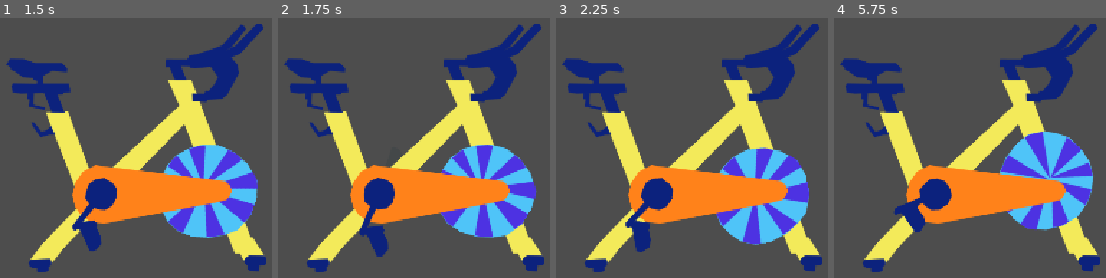
Above: before the commit, frames 1-4 (left to right).
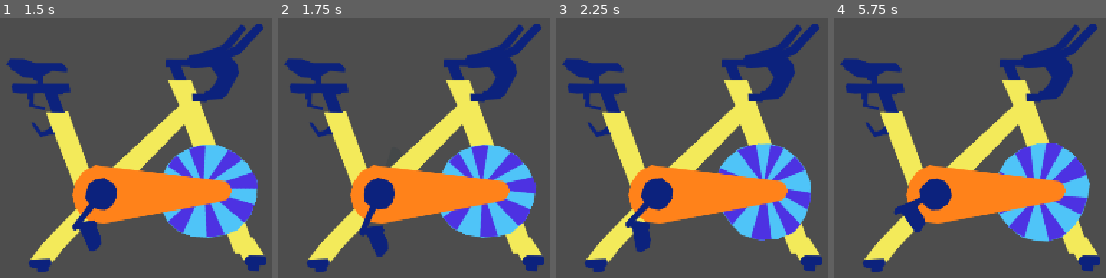
Above: after the commit, the same moments.

Repository: local-minimum/The-Vicious-Cycle
Game: Godot game, scene res://levels/spinning/spinning.tscn
Two runs of this game, one before a commit and one after it. Both use one fixed random seed, a clock stepped at 60 frames per second and the inputs below.
Inputs:
- Up to frame 1 (1.5 s): hold D (pedal_right) 0.53-1.28 s; hold A (pedal_left) from 1.28 s (still down)
- Up to frame 2 (1.75 s): keep holding A (pedal_left)
- Up to frame 3 (2.25 s): release A (pedal_left) at 2.03 s; hold D (pedal_right) from 2.03 s (still down)
- Up to frame 4 (5.75 s): release D (pedal_right) at 3.53 s; hold A (pedal_left) from 3.53 s (still down)

Frame 1 is identical in both runs. In frame 2, 2.7% of the frame differs, in the area x 59-96%, y 48-85%; in frame 3, 5.1%; in frame 4, 7.3%, in the area x 60-96%, y 43-87%.

Commit message:
Keep spinning wheel in place

Diff:
--- a/levels/spinning/spinning_machine.gd
+++ b/levels/spinning/spinning_machine.gd
@@ -6,7 +6,7 @@
 
 @export var angular_speed_decay_per_second: float = 0.1
 @export var pedaling_force: float = 2.0
-
+@export var wheel_velocity_factor: float = 0.4
 
 const FRONT_ANGLE_MIN: float = deg_to_rad(42)
 const FRONT_ANGLE_MAX: float = deg_to_rad(241)
@@ -32,7 +32,7 @@
         var force_direction: float = 1.0 if a >= BACK_ANGLE_MIN && a <= BACK_ANGLE_MAX else -1.0
         _apply_force(delta, force_direction * absf(balance_force))
 
-    wheel.position = wheel.position
+    wheel.position = _wheel_pos
 
 func _process_speed_decay(delta: float) -> void:
     front_pedal_spoke.angular_velocity *= (1.0 - delta * angular_speed_decay_per_second)
@@ -40,4 +40,4 @@
 func _apply_force(delta: float, direction: float) -> void:
     front_pedal_spoke.angular_velocity += direction * delta * pedaling_force
     if front_pedal_spoke.angular_velocity > 0:
-        wheel.angular_velocity = front_pedal_spoke.angular_velocity / angular_speed_decay_per_second
+        wheel.angular_velocity = wheel_velocity_factor * front_pedal_spoke.angular_velocity / angular_speed_decay_per_second
--- a/levels/spinning/spinning_machine.tscn
+++ b/levels/spinning/spinning_machine.tscn
@@ -16,6 +16,7 @@
 back_pedal_spoke = NodePath("BackPedalSpokeBody")
 wheel = NodePath("WheelBody")
 pedaling_force = 70.0
+wheel_velocity_factor = 0.2
 
 [node name="BackPedalBody" type="RigidBody2D" parent="." unique_id=1531667668]
 position = Vector2(12, 92)
@@ -108,11 +109,6 @@
 [node name="CollisionPolygon2D3" type="CollisionPolygon2D" parent="BikeBody" unique_id=114172807]
 polygon = PackedVector2Array(54, -97, 48, -117, 40, -116, 43, -127, 74, -128, 76, -134, 123, -147, 152, -179, 158, -173 …(226 unchanged characters)…
 
-[node name="WheelJoint" type="PinJoint2D" parent="." unique_id=261821062]
-position = Vector2(104, 62)
-node_a = NodePath("../BikeBody")
-node_b = NodePath("../WheelBody")
-
 [node name="FrontPedalBaseJoint" type="PinJoint2D" parent="." unique_id=1268468148]
 position = Vector2(-50, 65)
 node_a = NodePath("../BikeBody")
